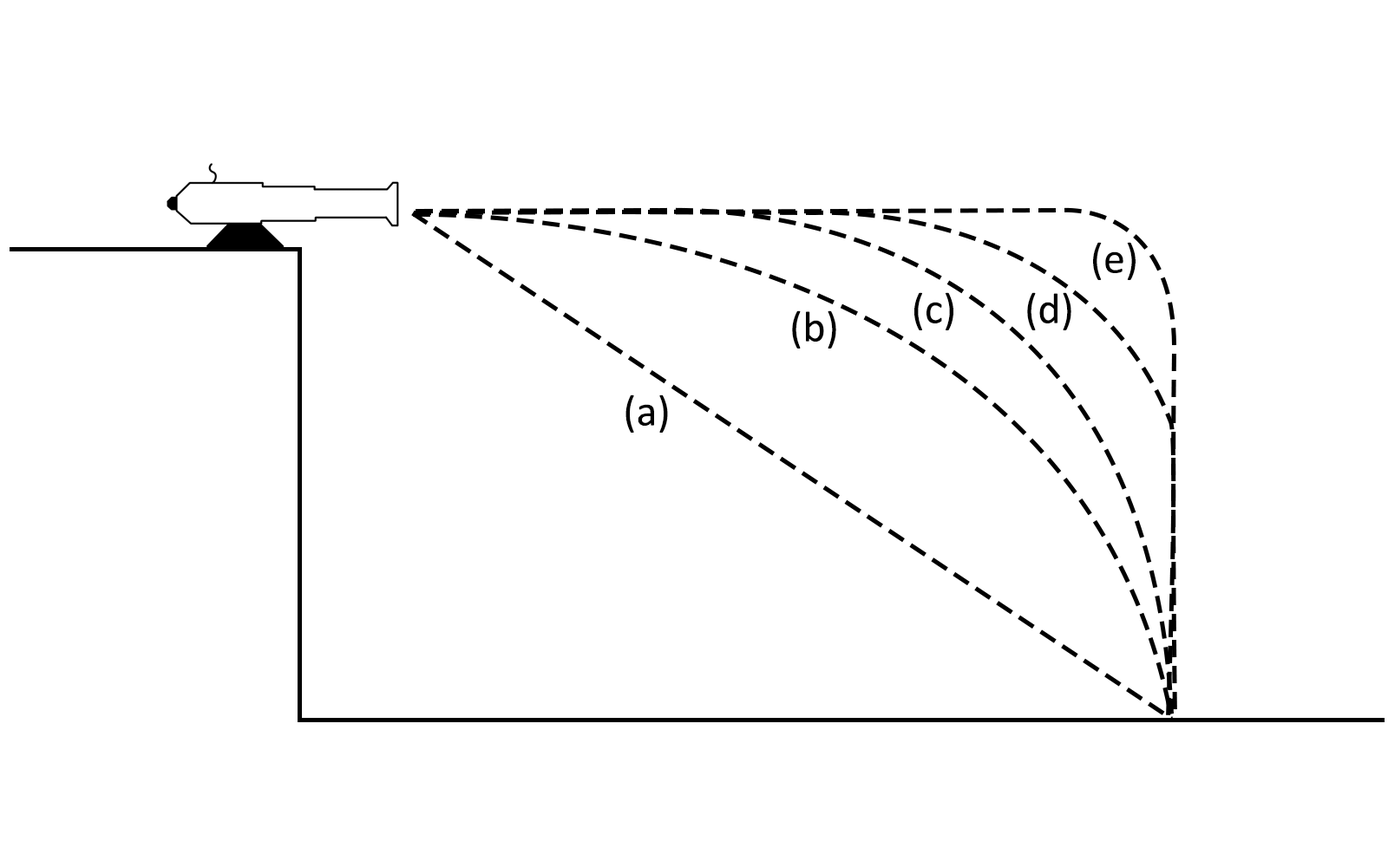
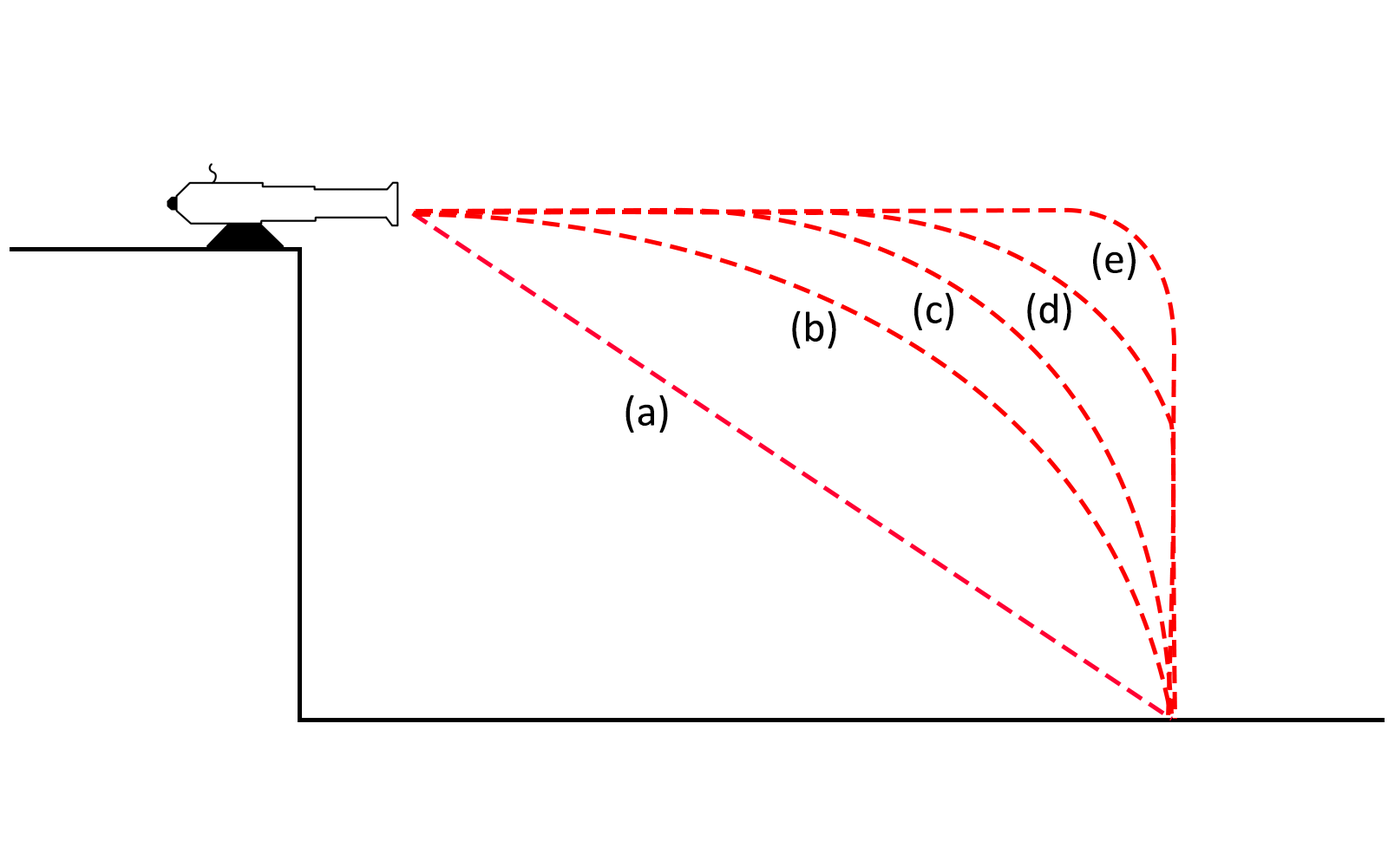
Layer changes from the first 1388x867 image to the second:
painted on "Trajeto E" over [413, 207, 1177, 720]
painted on "Trajeto D" over [415, 209, 1176, 716]
painted on "Trajeto C" over [415, 207, 1174, 715]
painted on "Trajeto B" over [412, 211, 1173, 715]
painted on "Trajeto A" over [411, 211, 1173, 722]
